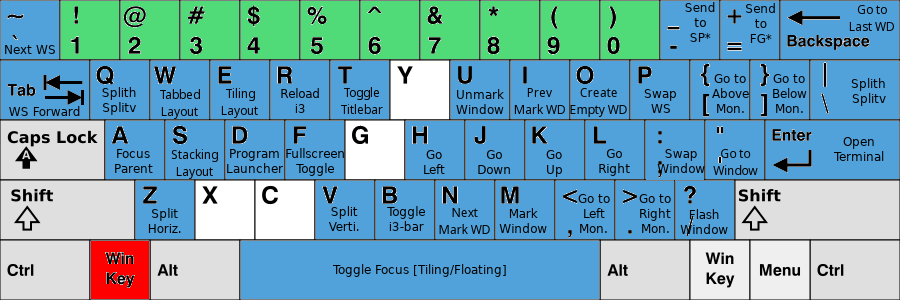
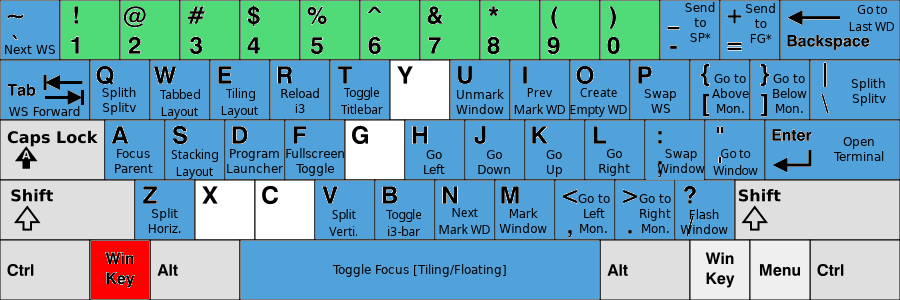
Comparing the layer stacks of the two 900 × 300 images. Changes:
painted on "Toggle ... #1" over [386, 206, 425, 236]
painted on "Split ... #1" over [329, 206, 359, 236]
